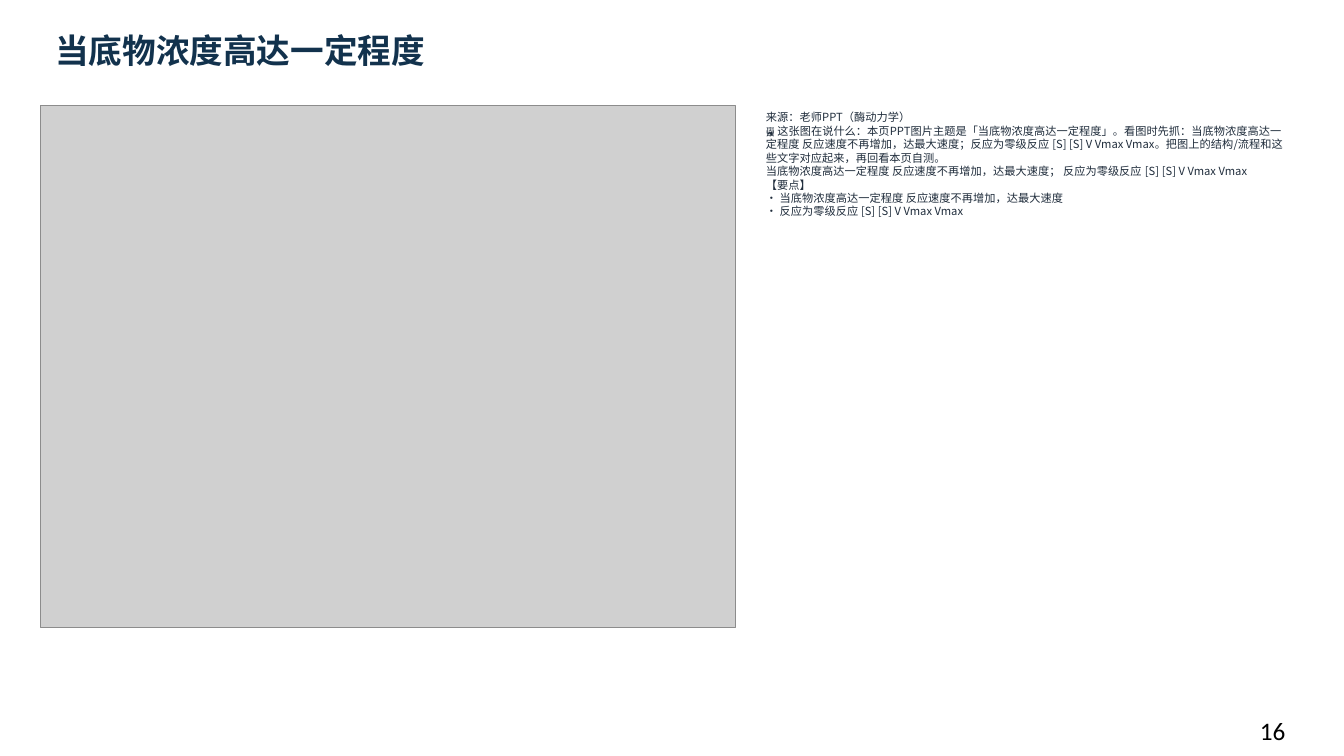
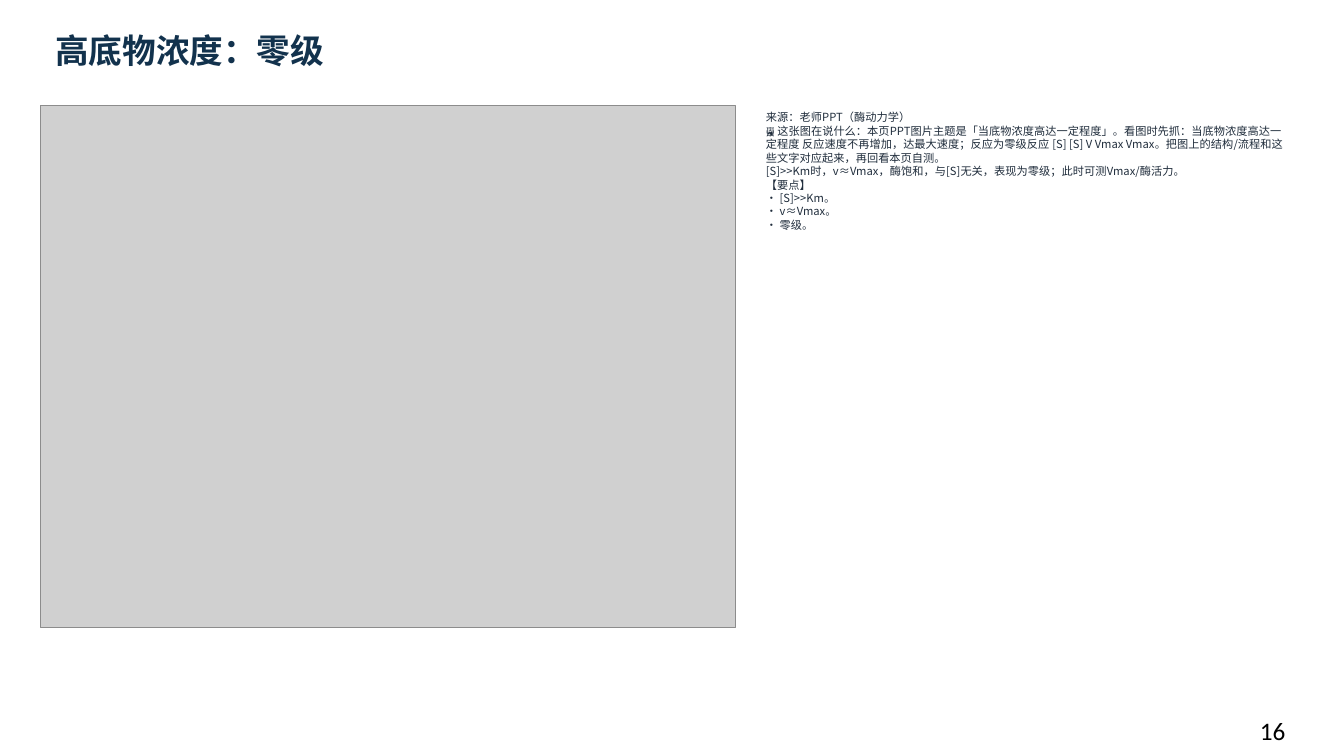
Before and after one commit to newkan-li/Biochemistry, a slide deck: slide 16 of downloads/bc07-ai-style.pptx. Drawn at 1344x756 pixels with LibreOffice and Linux fonts; fonts in the diff are those of the drawing; grey boxes stand for pictures. Boxes give left, top, right and bottom in pixels: in the first picture for what was removed or moved away, otherwise in the second. Text is boxed around its words. In the diff, an @@ line names an element or a change of style, - is before the commit and + after.

```diff
--- a/downloads/bc07-ai-style.pptx
+++ b/downloads/bc07-ai-style.pptx
@@ text at <box>55,34,324,67</box>: text changed @@
-当底物浓度高达一定程度
+高底物浓度：零级
@@ text at <box>766,111,1283,230</box>: text changed @@
-来源：老师PPT（酶动力学）
-🖼 这张图在说什么：本页PPT图片主题是「当底物浓度高达一定程度」。看图时先抓：当底物浓度高达一定程度 反应速度不再增加，达最大速度；反应为零级反应 [S] [S] V Vmax Vmax。把图上的结构/流程和这些文字对应起来，再回看本页自测。
-当底物浓度高达一定程度 反应速度不再增加，达最大速度； 反应为零级反应 [S] [S] V Vmax Vmax
-【要点】
-• 当底物浓度高达一定程度 反应速度不再增加，达最大速度
-• 反应为零级反应 [S] [S] V Vmax Vmax
+来源：老师PPT（酶动力学）
+🖼 这张图在说什么：本页PPT图片主题是「当底物浓度高达一定程度」。看图时先抓：当底物浓度高达一定程度 反应速度不再增加，达最大速度；反应为零级反应 [S] [S] V Vmax Vmax。把图上的结构/流程和这些文字对应起来，再回看本页自测。
+[S]>>Km时，v≈Vmax，酶饱和，与[S]无关，表现为零级；此时可测Vmax/酶活力。
+【要点】
+• [S]>>Km。
+• v≈Vmax。
+• 零级。
```
Also in this commit, not shown: 44 other slides changed, 5 other files.
